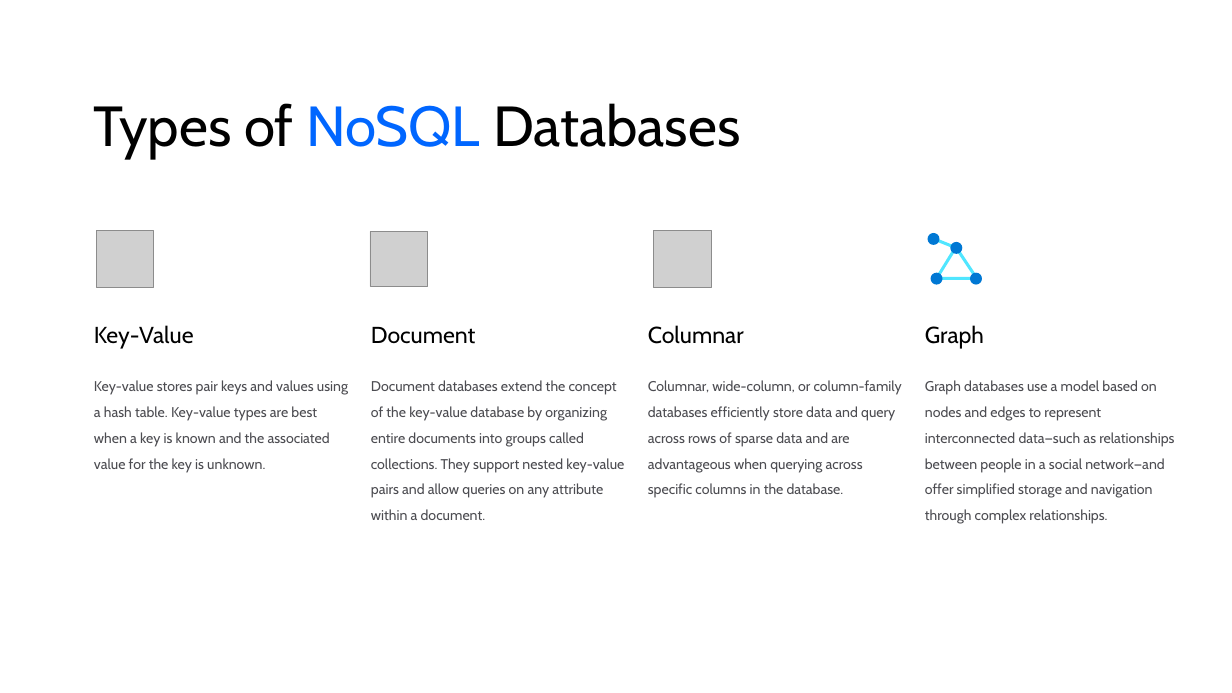
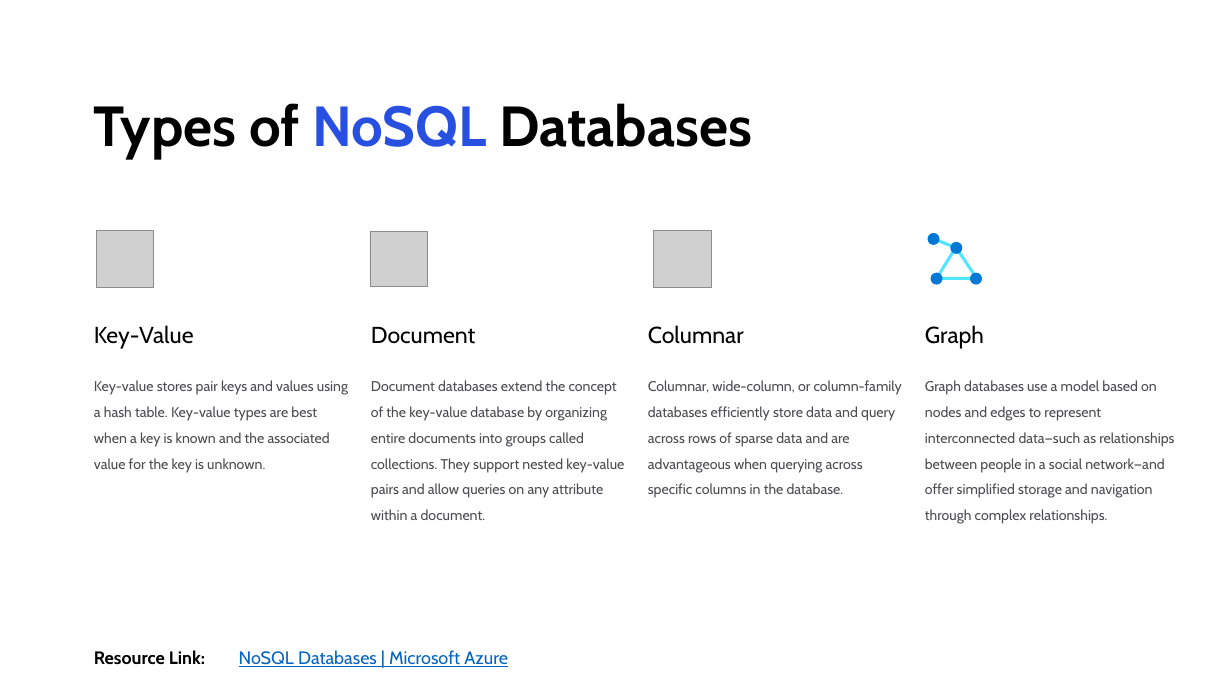
Before and after one commit to areed1192/azure-sql-data-project, a slide deck: slide 18 of samples/resources/Microsoft Azure.pptx (slide 6 before the commit). Drawn at 1232x693 pixels with LibreOffice and Linux fonts; fonts in the diff are those of the drawing; grey boxes stand for pictures. Boxes give left, top, right and bottom in pixels: in the first picture for what was removed or moved away, otherwise in the second. Text is boxed around its words. In the diff, an @@ line names an element or a change of style, - is before the commit and + after.

```diff
--- a/samples/resources/Microsoft Azure.pptx
+++ b/samples/resources/Microsoft Azure.pptx
@@ title "Types of NoSQL Databases" at [94, 103, 752, 159]: text colour #0066FF to #2850E0 in "NoSQL"; bold on @@
@@ text added at [94, 650, 205, 664], 14 pt, text #000000, bold @@
+Resource Link:
@@ text added at [239, 650, 508, 667], 14 pt, text #0563C1, underline @@
+NoSQL Databases | Microsoft Azure
```
Also in this commit, not shown: 7 other slides changed, 12 slides added, 9 other files.
